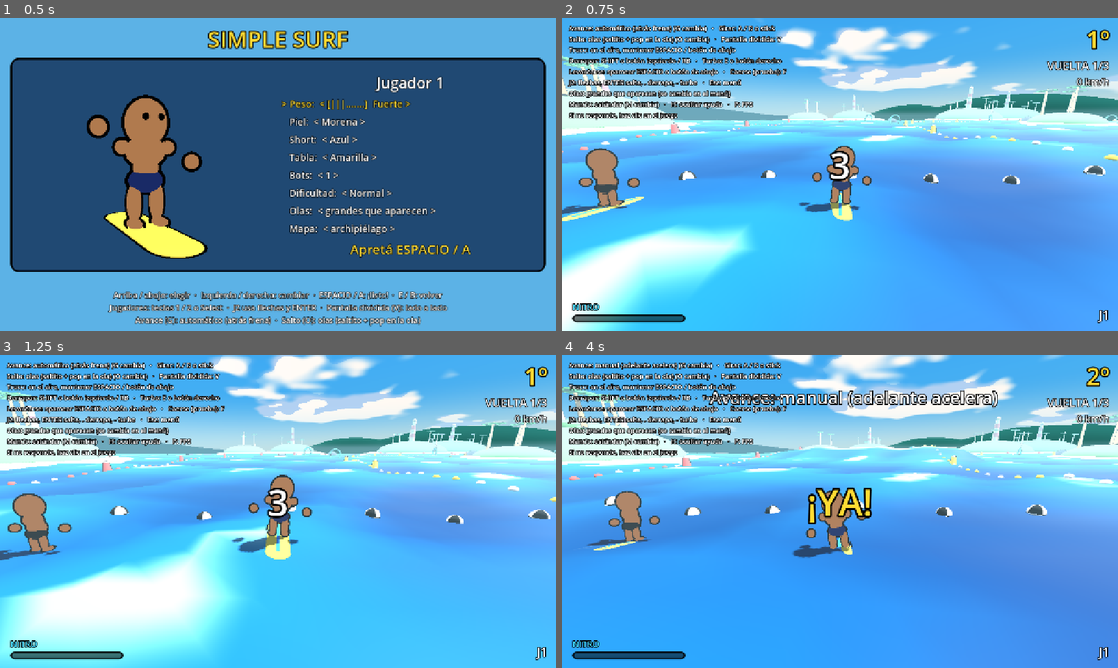
Above: before the commit, frames 1-4 (two rows, left to right).
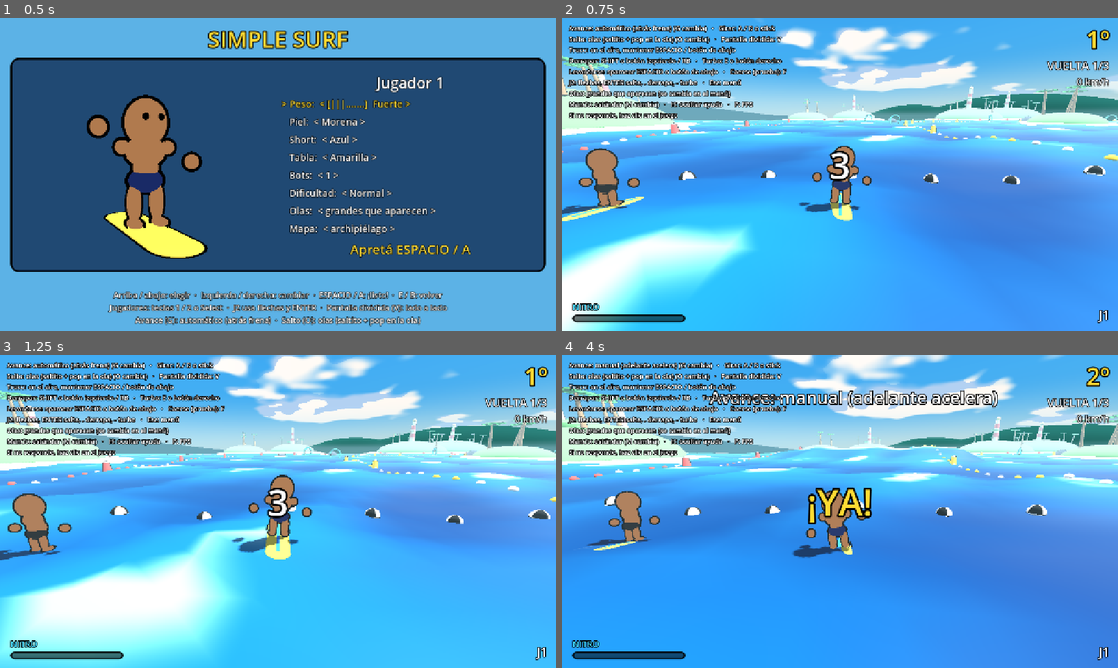
Above: after the commit, the same moments.

Repository: asimplesurfer/simplesurf
Game: Godot game, scene res://ui/menus/character_select.tscn
Same seed, same stepped clock (60 frames per second), same inputs: the game is played once before the commit and once after it.
Inputs (mouse positions are in pixels of both pictures, inside the frame that each line leads up to):
- Up to frame 1 (0.5 s): no input
- Up to frame 2 (0.75 s): tap Enter at 0.5 s; move the mouse to (962, 158) at 0.52 s; hold D (p1_right) from 0.53 s (still down); hold Space (p1_a) from 0.53 s (still down); click (962, 158) at 0.67 s
- Up to frame 3 (1.25 s): keep holding D (p1_right); keep holding Space (p1_a)
- Up to frame 4 (4 s): release D (p1_right) at 1.25 s; release Space (p1_a) at 1.25 s; drag from (728, 527) to (812, 574) at 1.27 s; move the mouse to (895, 442) at 2.02 s; hold D (p1_right) 2.03-2.75 s; tap Shift (p1_drift) at 2.1 s; drag from (812, 574) to (673, 464) at 2.77 s; move the mouse to (1006, 558) at 3.52 s; hold A (p1_left) from 3.53 s (still down); tap G at 3.6 s

Frame 1 is identical in both runs. In frame 2, 0.6% of the frame differs, in the area x 0-100%, y 12-40%; in frame 3, 0.5%; in frame 4, 0.6%, in the area x 0-100%, y 10-40%.

Commit message:
Islas más nítidas (menos niebla) y troncos con buena luz; quitar paso temporal de capturas
Co-Authored-By: Claude Opus 5.5 <noreply@anthropic.com>
Claude-Session: https://claude.ai/code/session_0158oNfJa2g5qsqyuATh8Mjh

Diff:
--- a/main.tscn
+++ b/main.tscn
@@ -25,7 +25,7 @@
 fog_enabled = true
 fog_light_color = Color(0.7, 0.9, 0.98, 1)
 fog_sky_affect = 0.0
-fog_density = 0.008
+fog_density = 0.0045
 
 [node name="Main" type="Node3D"]
 
--- a/world/island/island.gd
+++ b/world/island/island.gd
@@ -76,7 +76,9 @@
 func _add_palm(pos: Vector3, rng: RandomNumberGenerator) -> void:
 	var height := rng.randf_range(6.0, 9.0)
 	var tilt := Basis.from_euler(Vector3(rng.randf_range(-0.12, 0.12), 0.0, rng.randf_range(-0.12, 0.12)))
-	_trunks.append(Transform3D(tilt.scaled(Vector3(1.0, height, 1.0)), pos + Vector3(0.0, height * 0.5, 0.0)))
+	# La malla del tronco mide 7.5 m: se escala poco (escalar mucho arruina la luz).
+	var stretch := height / 7.5
+	_trunks.append(Transform3D(tilt * Basis.from_scale(Vector3(1.0, stretch, 1.0)), pos + Vector3(0.0, height * 0.5, 0.0)))
 	var top := pos + Vector3(0.0, height, 0.0)
 	for k in 6:
 		var a := TAU * k / 6.0
@@ -90,7 +92,7 @@
 	var trunk := CylinderMesh.new()
 	trunk.top_radius = 0.25
 	trunk.bottom_radius = 0.45
-	trunk.height = 1.0
+	trunk.height = 7.5
 	trunk.radial_segments = 8
 	trunk.material = ToonMaterial.make(TRUNK, 0.05)
 	_add_multimesh(trunk, _trunks, "Trunks")
